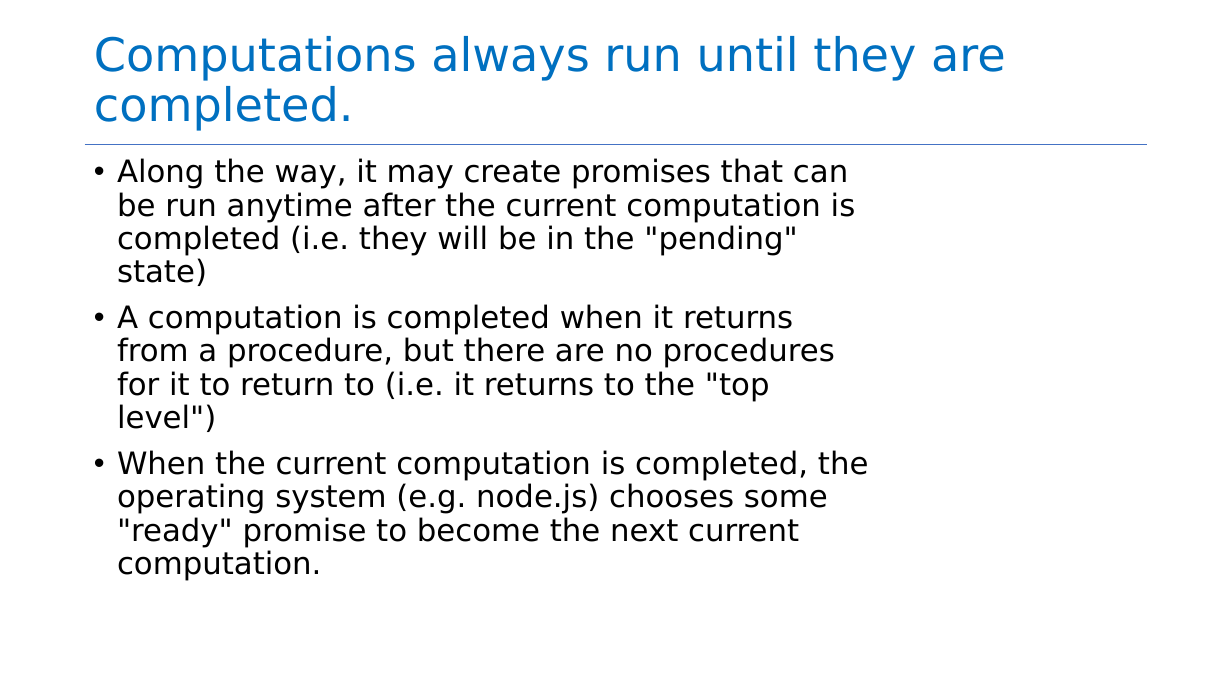
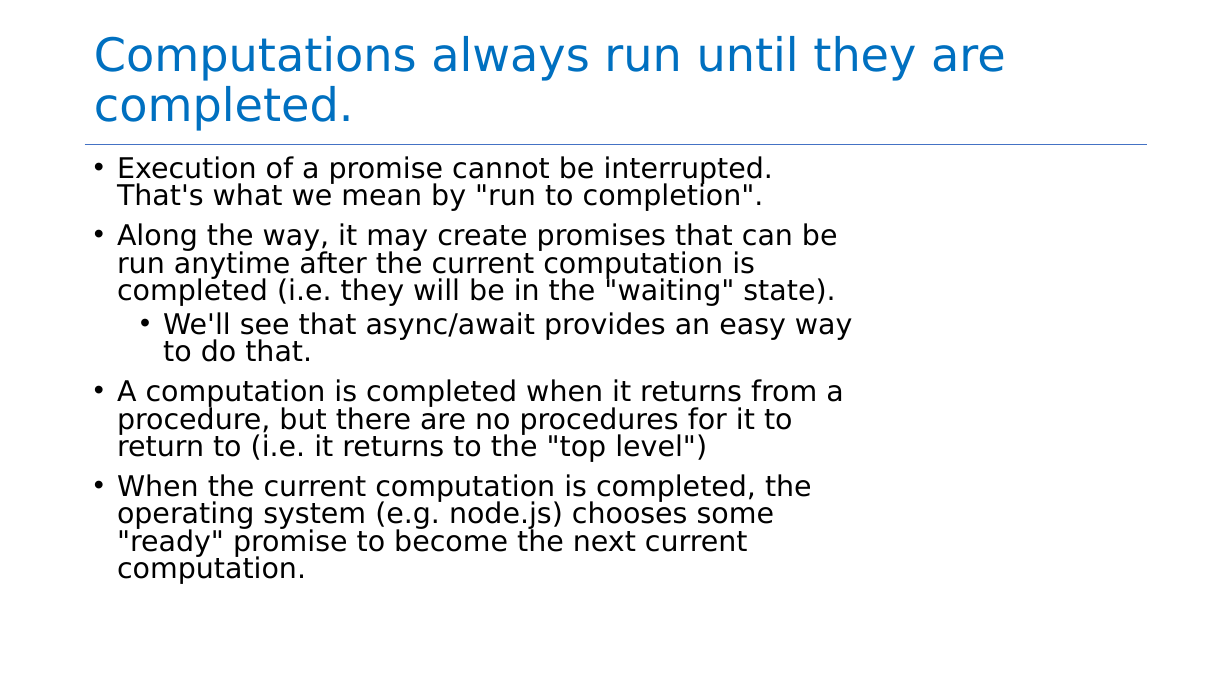
Before and after one commit to neu-se/CS4530-Spring-2025, a slide deck: slide 12 of Slides/Module 06 Concurrency Patterns in Typescript.pptx. Drawn at 1232x693 pixels with LibreOffice and Linux fonts; fonts in the diff are those of the drawing. Boxes give left, top, right and bottom in pixels: in the first picture for what was removed or moved away, otherwise in the second. Text is boxed around its words. In the diff, an @@ line names an element or a change of style, - is before the commit and + after.

```diff
--- a/Slides/Module 06 Concurrency Patterns in Typescript.pptx
+++ b/Slides/Module 06 Concurrency Patterns in Typescript.pptx
@@ text at <box>117,156,853,362</box>: text changed; size 24 to 22.2 pt @@
-• Along the way, it may create promises that can be run anytime after the current computation is completed (i.e. they will be in the "pending" state)
+• Execution of a promise cannot be interrupted. That's what we mean by "run to completion".
+• Along the way, it may create promises that can be run anytime after the current computation is completed (i.e. they will be in the "waiting" state).
+  • We'll see that async/await provides an easy way to do that.
@@ text at <box>117,379,843,584</box>: size 24 to 22.2 pt in "A computation is completed when it returns ...", "When the current computation is completed, the ..."; line spacing 0.9 to 0.8 @@
```
Also in this commit, not shown: 4 other slides changed, 1 other file.
